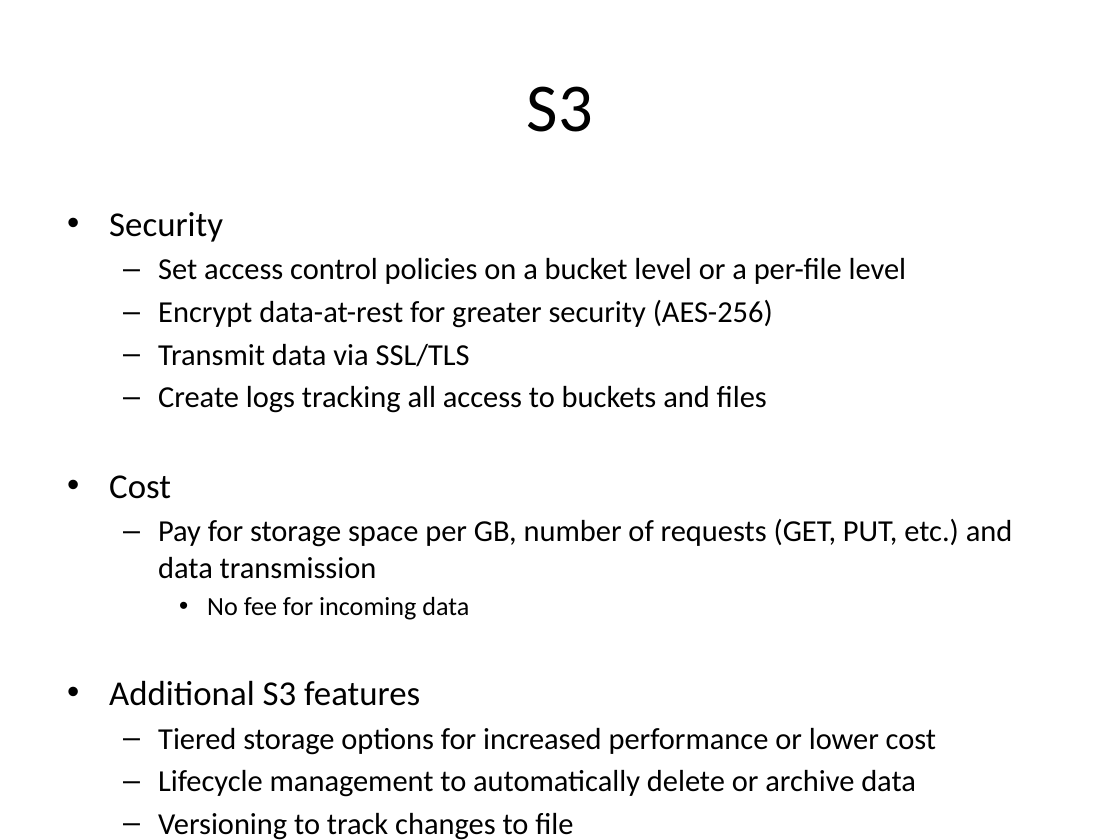
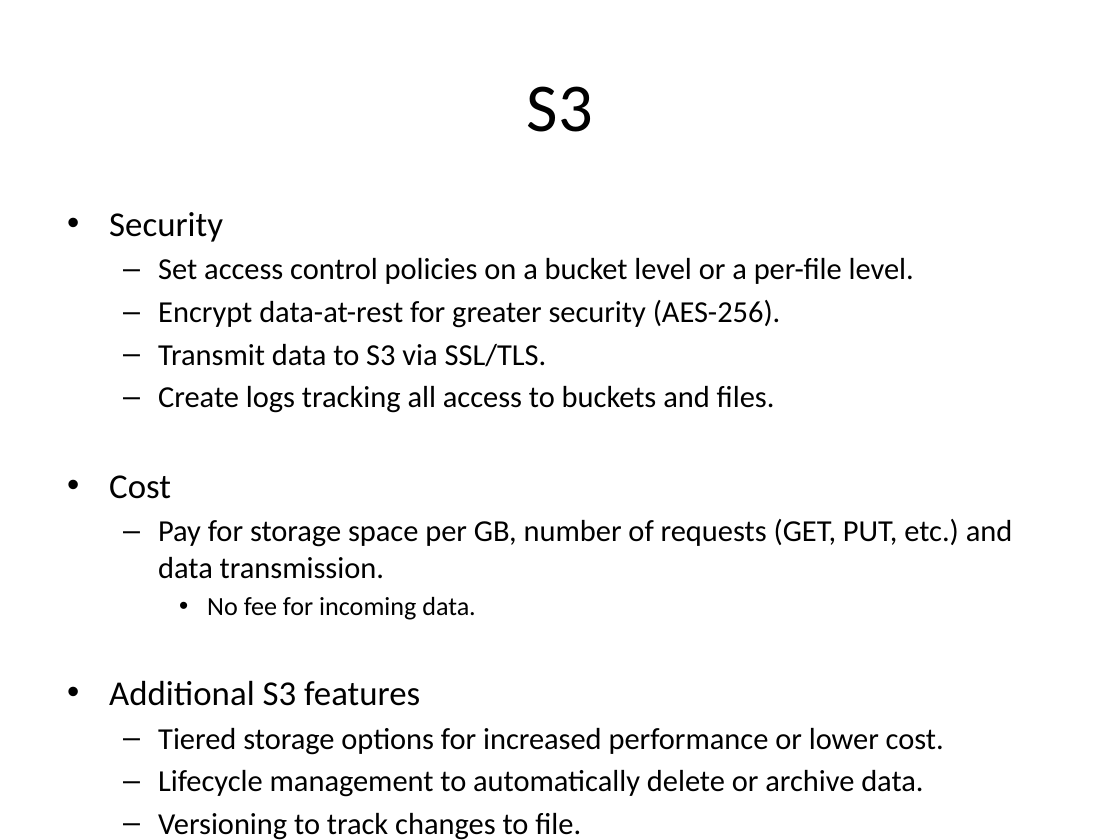
Before and after one commit to jasondbaker/infrastructure-class, a slide deck: slide 22 of lectures/infrastructure-week-4.pptx. Drawn at 1120x840 pixels with LibreOffice and Linux fonts; fonts in the diff are those of the drawing. Boxes give left, top, right and bottom in pixels: in the first picture for what was removed or moved away, otherwise in the second. Text is boxed around its words. In the diff, an @@ line names an element or a change of style, - is before the commit and + after.

```diff
--- a/lectures/infrastructure-week-4.pptx
+++ b/lectures/infrastructure-week-4.pptx
@@ text at (158, 258, 914, 413): text changed @@
-  – Set access control policies on a bucket level or a per-file level
-  – Encrypt data-at-rest for greater security (AES-256)
-  – Transmit data via SSL/TLS
-  – Create logs tracking all access to buckets and files
+  – Set access control policies on a bucket level or a per-file level.
+  – Encrypt data-at-rest for greater security (AES-256).
+  – Transmit data to S3 via SSL/TLS.
+  – Create logs tracking all access to buckets and files.
@@ text at (158, 519, 1013, 620): text changed @@
-  – Pay for storage space per GB, number of requests (GET, PUT, etc.) and data transmission
-    • No fee for incoming data
+  – Pay for storage space per GB, number of requests (GET, PUT, etc.) and data transmission.
+    • No fee for incoming data.
@@ text at (158, 728, 944, 797): text changed @@
-  – Tiered storage options for increased performance or lower cost
-  – Lifecycle management to automatically delete or archive data
-  – Versioning to track changes to file
+  – Tiered storage options for increased performance or lower cost.
+  – Lifecycle management to automatically delete or archive data.
+  – Versioning to track changes to file.
```
Also in this commit, not shown: 24 other slides changed.
